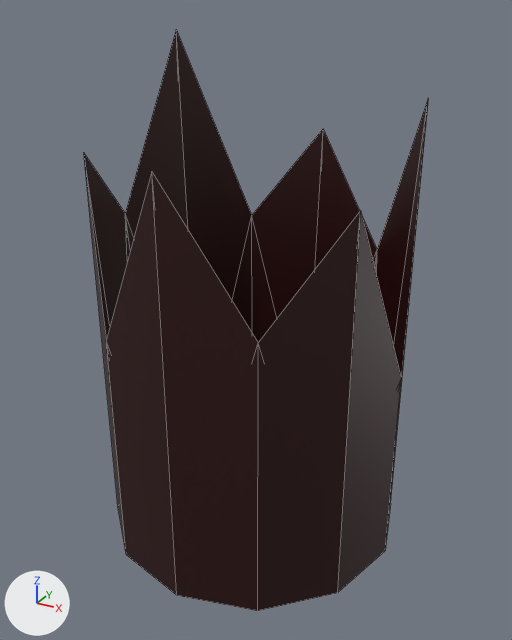
An edit to the Blender file TrasherVR/Assets/Models/Trash/glass3.blend, drawn before and after from the same camera.
Camera for both pictures: a 50 mm lens placed at (1.43, -2.59, 1.43), pointed at (0.02, -0.02, 0.14). The lights are fixed; the arrows at lower left show +X, +Y and +Z. Mesh edges are drawn as thin lines.

Script lines for the objects in view, before the commit:
```python
me_cylinder_001 = bpy.data.meshes.new('Cylinder.001')
me_cylinder_001.from_pydata(...)  # 36 vertices, 38 faces; spans x -0.7..0.7, y -0.7..0.7, z -0.91..1.34
me_cylinder_001.materials.append(mat_glassbottlemat)  # black #2b0100
ob_cylinder = bpy.data.objects.new('Cylinder', me_cylinder_001)
ob_cylinder.location = (0.0, 0.0, 0.0)
```
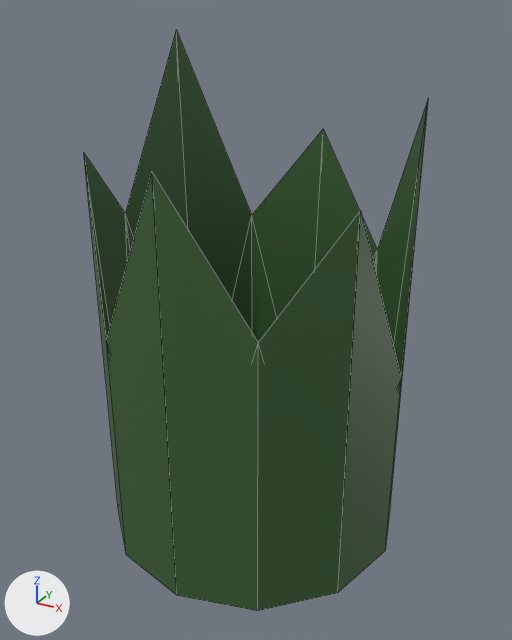
Commit message: Remake glass bottles models

Pixel boxes (x1, y1, x2, y2) of what changed, in the pictures (512 x 640 px):
'Cylinder', recoloured (black to green): (84, 30, 428, 611) in both

Patch to the scene script:
```diff
--- a/TrasherVR/Assets/Models/Trash/glass3.blend.py
+++ b/TrasherVR/Assets/Models/Trash/glass3.blend.py
@@ img_tex_glass_png @@
+img_tex_glass_png = load_image('tex_Glass.png', 'tex_Glass.png', 2, 2, 'sRGB')
@@ mat_mat_glass2 @@
+mat_mat_glass2 = principled_material('mat_Glass2')
+mat_mat_glass2.texture = img_tex_glass_png
@@ me_cylinder_001 @@
 me_cylinder_001.from_pydata(...)  # 36 vertices, 38 faces; spans x -0.7..0.7, y -0.7..0.7, z -0.91..1.34
-me_cylinder_001.materials.append(mat_glassbottlemat)  # black #2b0100
+me_cylinder_001.materials.append(mat_mat_glass2)  # picture img_tex_glass_png
```
